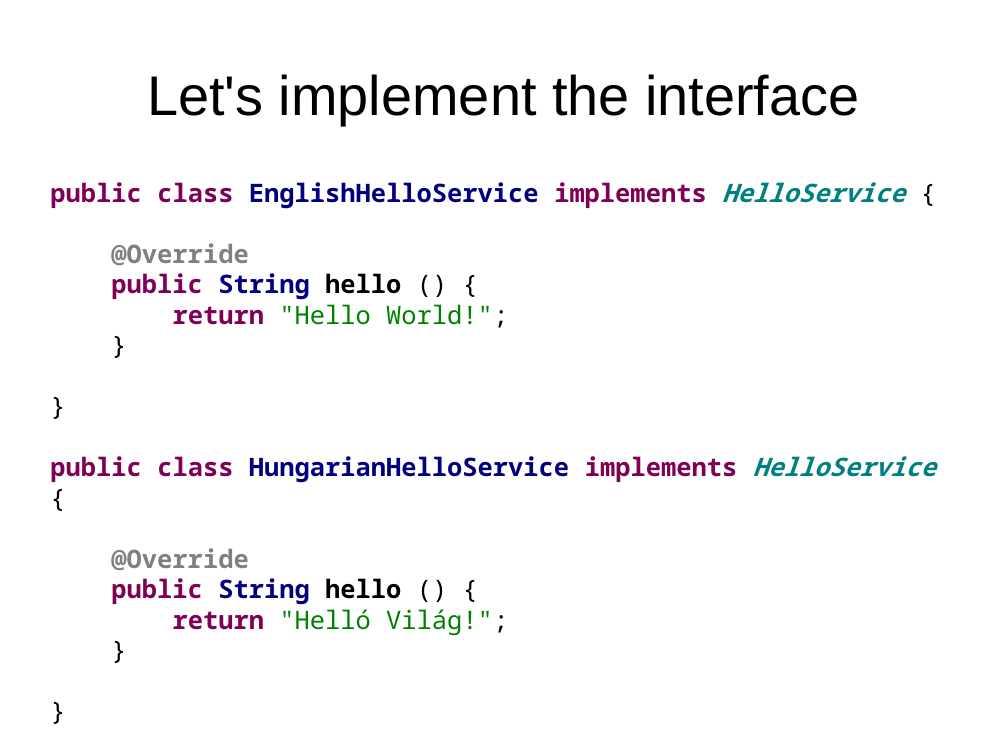
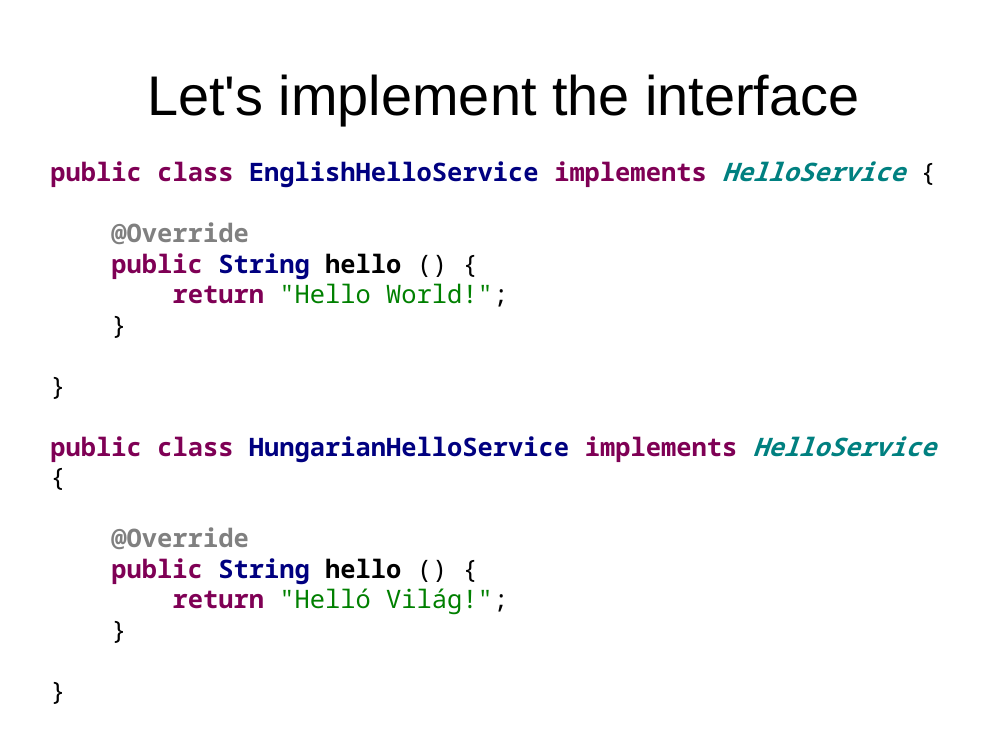
Before and after one commit to FrigoCoder/CDI, a slide deck: slide 21 of CDI.odp. Drawn at 1008x756 pixels with LibreOffice and Linux fonts; fonts in the diff are those of the drawing. Boxes give left, top, right and bottom in pixels: in the first picture for what was removed or moved away, otherwise in the second. Text is boxed around its words. In the diff, an @@ line names an element or a change of style, - is before the commit and + after.

```diff
--- a/CDI.odp
+++ b/CDI.odp
@@ text "public class EnglishHelloService implements HelloService ...": place and size @@
-text "public class EnglishHelloService implements HelloService ..." at bbox=[50, 182, 936, 636]
+text "public class EnglishHelloService implements HelloService ..." at bbox=[50, 161, 936, 615]
@@ text "public class EnglishHelloService implements HelloService ..." at bbox=[50, 161, 936, 615]: vertical alignment top to middle @@
```
Also in this commit, not shown: 10 other slides changed, 10 slides added, 9 other files.
